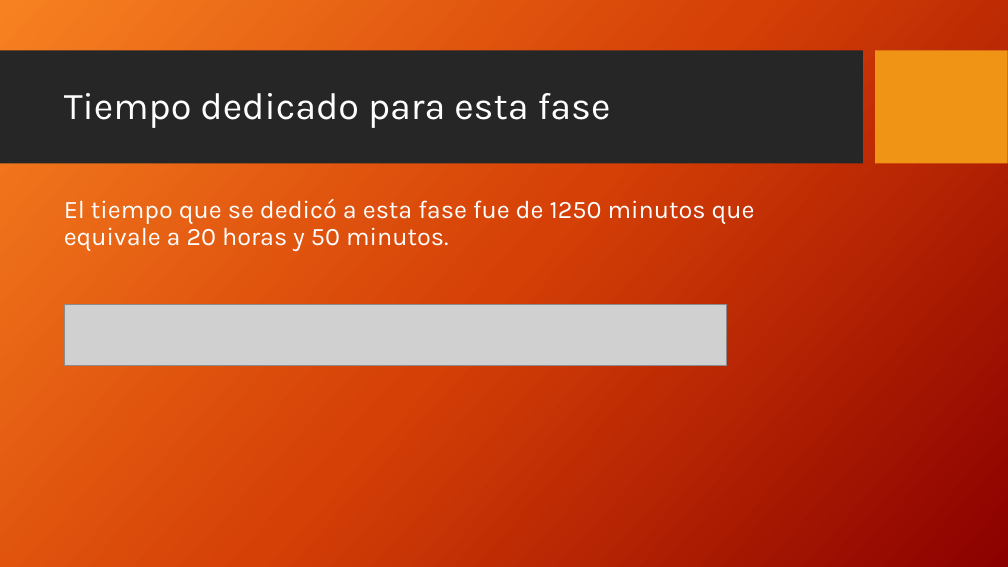
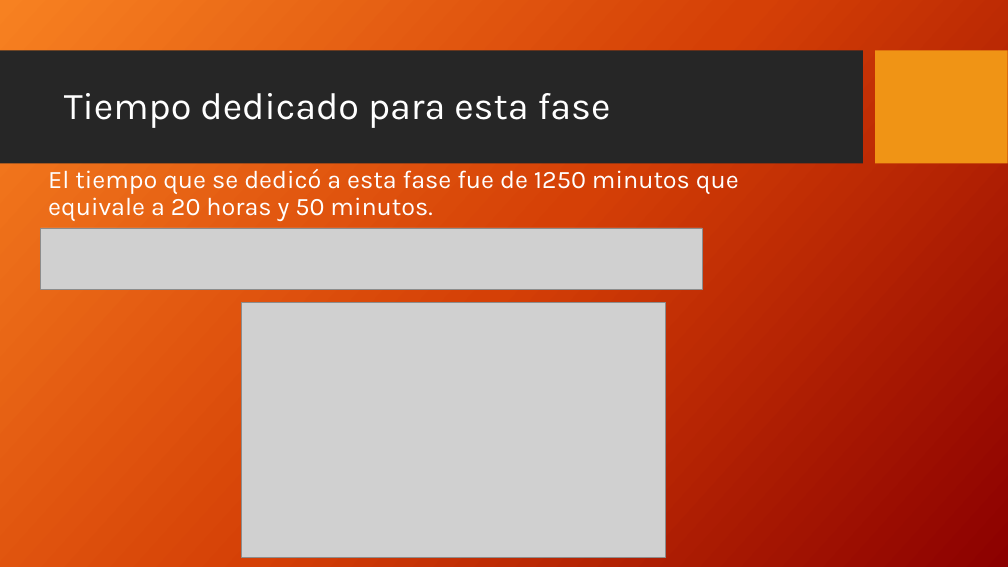
Before and after one commit to Nico2002345/PaginaIngSoftware, a slide deck: slide 6 of assets/docs/Documento_Final_Requerimiento_Planeacion.pptx. Drawn at 1008x567 pixels with LibreOffice and Linux fonts; fonts in the diff are those of the drawing; grey boxes stand for pictures; background and template pictures are left out. Boxes give left, top, right and bottom in pixels: in the first picture for what was removed or moved away, otherwise in the second. Text is boxed around its words. In the diff, an @@ line names an element or a change of style, - is before the commit and + after.

```diff
--- a/assets/docs/Documento_Final_Requerimiento_Planeacion.pptx
+++ b/assets/docs/Documento_Final_Requerimiento_Planeacion.pptx
@@ text "El tiempo que se dedicó ...": place and size @@
-text "El tiempo que se dedicó ..." at <box>64,199,755,251</box>
+text "El tiempo que se dedicó ..." at <box>48,169,739,221</box>
@@ picture: place and size @@
-picture at <box>64,305,726,366</box>
+picture at <box>41,228,702,290</box>
@@ picture added at <box>242,302,666,557</box> @@
```
Also in this commit, not shown: 1 slide added, 14 other files.
